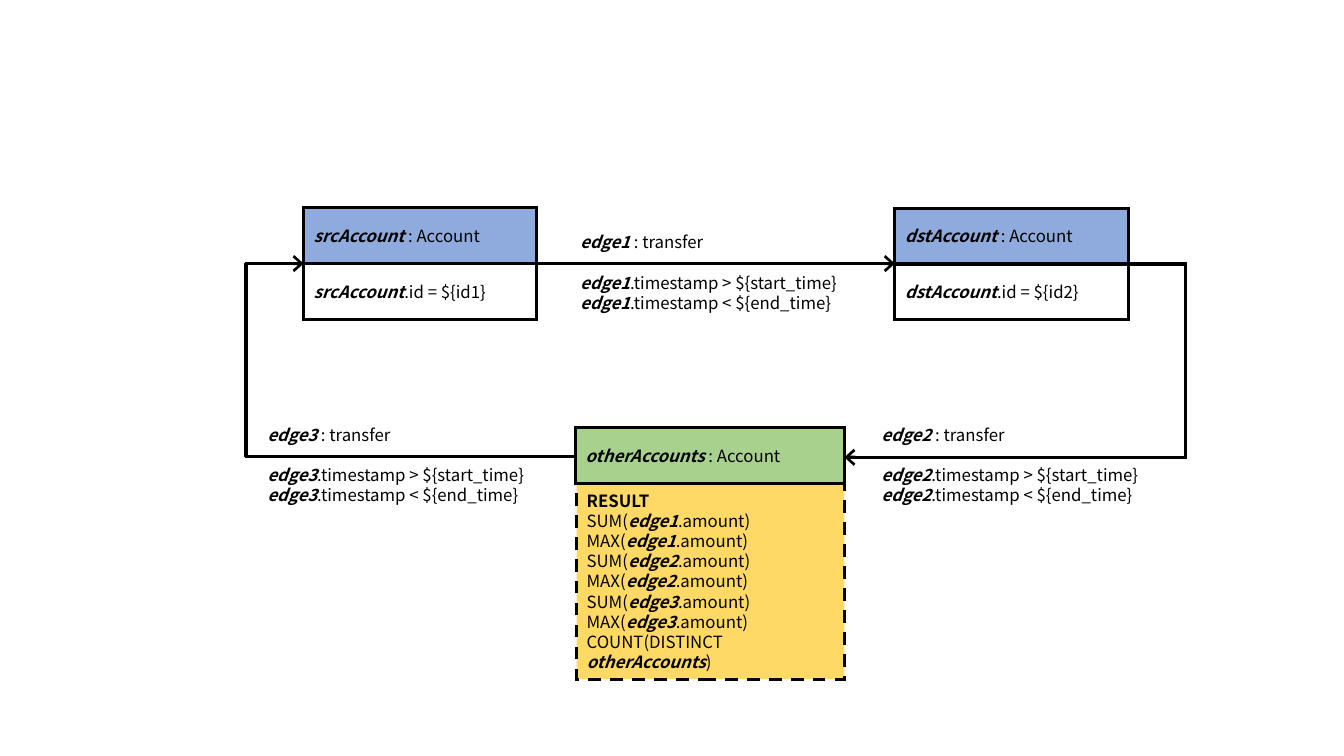
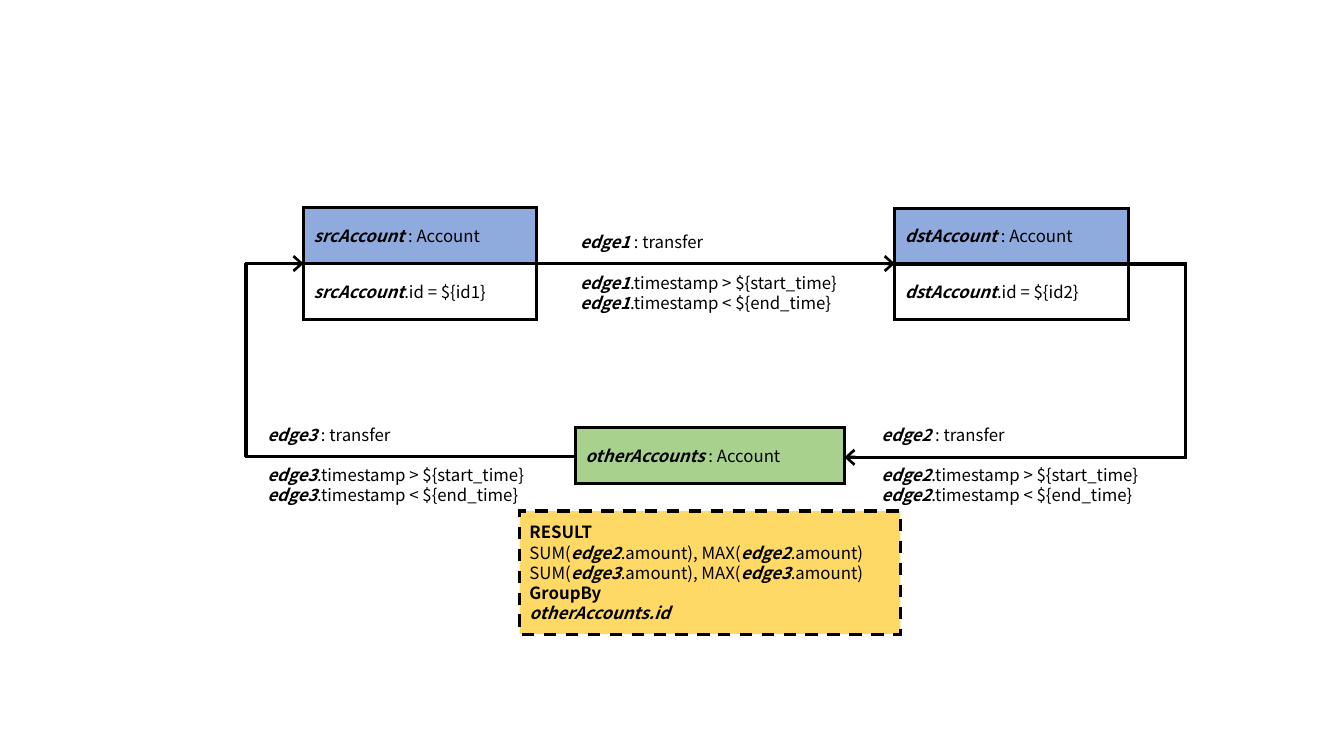
Before and after one commit to ldbc/ldbc_finbench_docs, a slide deck: slide 3 of patterns/transaction-read.pptx. Drawn at 1344x756 pixels with LibreOffice and Linux fonts; fonts in the diff are those of the drawing. Boxes give left, top, right and bottom in pixels: in the first picture for what was removed or moved away, otherwise in the second. Text is boxed around its words. In the diff, an @@ line names an element or a change of style, - is before the commit and + after.

Commit message:
fix #27: return the result group by the other account in complex read query 4

```diff
--- a/patterns/transaction-read.pptx
+++ b/patterns/transaction-read.pptx
@@ rectangle "RESULT": place and size @@
-rectangle "RESULT" at bbox=[577, 483, 845, 679]
+rectangle "RESULT" at bbox=[519, 511, 900, 634]
@@ text in rectangle at bbox=[529, 545, 863, 620]: text changed @@
-SUM(edge1.amount)
-MAX(edge1.amount)
-SUM(edge2.amount)
-MAX(edge2.amount)
-SUM(edge3.amount)
-MAX(edge3.amount)
-COUNT(DISTINCT otherAccounts)
+SUM(edge2.amount), MAX(edge2.amount)
+SUM(edge3.amount), MAX(edge3.amount)
+GroupBy
+otherAccounts.id
```
Also in this commit, not shown: 2 other files.
